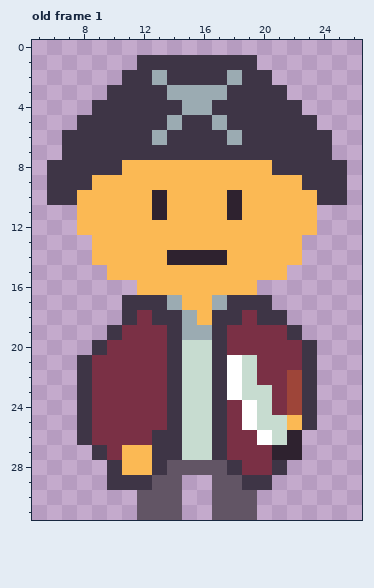
A pixel-art file gets an edit: assets/sprites/enemy/Pirate.aseprite. Above, as it was before the edit.
32x32 pixels, 1 frame. Shown: old frame 1: x 5..26, y 0..31. The commit also changed other frames, which this record leaves out.
Now the later version:
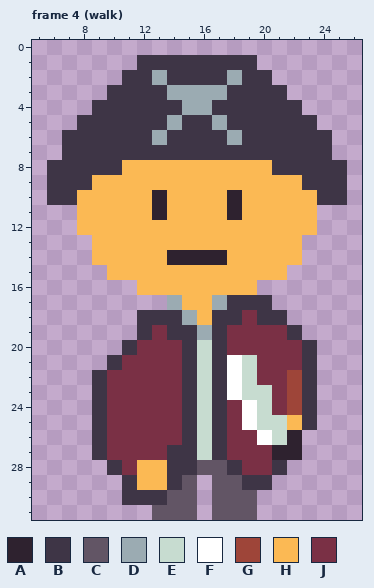
Palette (. is transparent): A #2e222f  B #3e3546  C #625565  D #9babb2  E #c7dcd0  F #ffffff  G #9e4539  H #fbb954  J #7a3045
A new or re-ordered frame is compared with the old frame closest to it.
From old to new:
frames 1 -> 5
layer "LegLeft" added
layer "Body" added
layer "ArmLeft" added
layer "Layer 1" removed
Frame 4 (walk) is new; against old frame 1:
y 17: x 11..13 BBB -> ...
y 18: x 11..12 BJ -> .B
y 19: x 10..12 BJJ -> ..B; x 15 D -> B
y 20: x 9..11 BJJ -> ..B; x 14..15 BE -> JB
y 21: x 8..10 BJJ -> ..B; x 14..15 BE -> JB
y 22..25: x 8..9 BJ -> .B; x 14..15 BE -> JB
y 26: x 8..9 BJ -> .B; x 13..15 BBE -> JJB
y 27: x 11..13 HHB -> JJJ; x 15 E -> B
y 28: x 11 H -> J; x 13..15 BCC -> HBB
y 29: x 10 B -> .; x 12..15 BCC. -> HHBC
y 30: x 11..13 .CC -> BBB; x 15 . -> C
y 31: x 12 C -> .; x 15 . -> C
